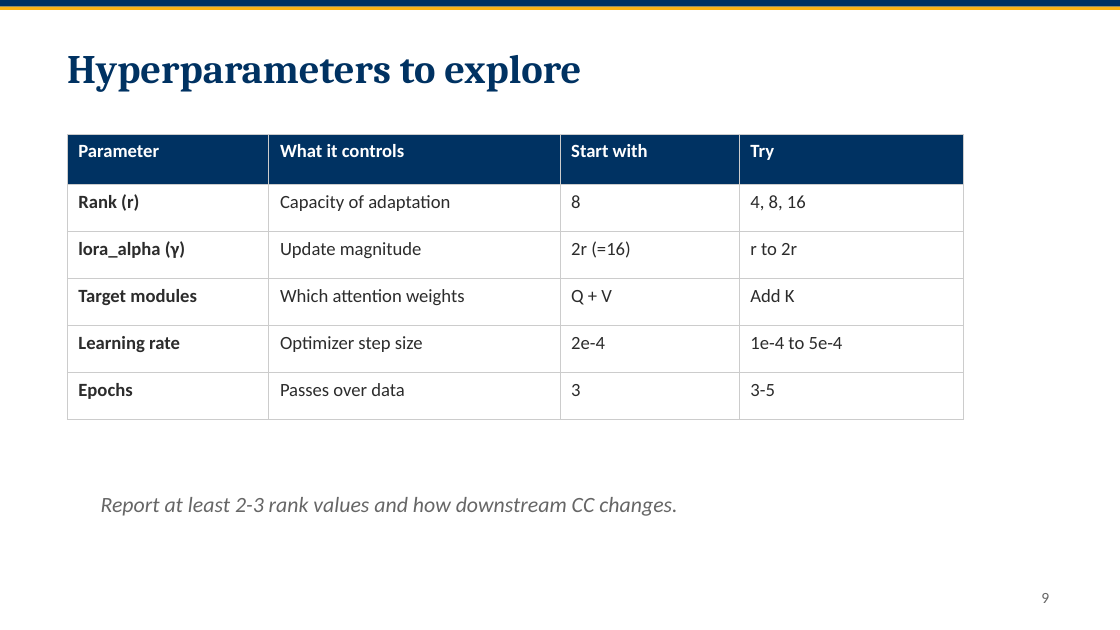
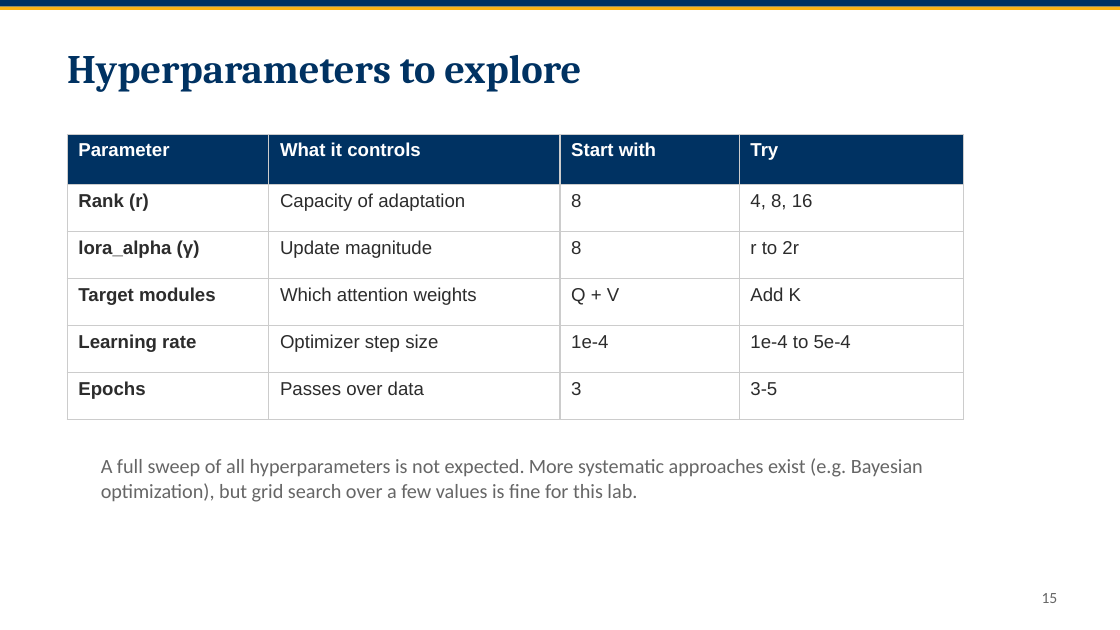
Before and after one commit to smrichardson/stat214, a slide deck: slide 15 of 26-214-discussion-week-13.pptx (slide 9 before the commit). Drawn at 1120x630 pixels with LibreOffice and Linux fonts; fonts in the diff are those of the drawing. Boxes give left, top, right and bottom in pixels: in the first picture for what was removed or moved away, otherwise in the second. Text is boxed around its words. In the diff, an @@ line names an element or a change of style, - is before the commit and + after.

```diff
--- a/26-214-discussion-week-13.pptx
+++ b/26-214-discussion-week-13.pptx
@@ table at box(67, 134, 963, 502) @@
-row 3, column 3: 2r (=16)
+row 3, column 3: 8
-row 5, column 3: 2e-4
+row 5, column 3: 1e-4
@@ font Calibri to Arial @@
@@ borders changed @@
@@ text added at box(101, 458, 923, 502), 13 pt, text #666666 @@
+A full sweep of all hyperparameters is not expected. More systematic approaches exist (e.g. Bayesian optimization), but grid search over a few values is fine for this lab.
@@ text removed at box(101, 497, 677, 516) @@
-Report at least 2-3 rank values and how downstream CC changes.
@@ page number at box(1042, 593, 1058, 603): text changed @@
-9
+15
```
Also in this commit, not shown: 8 other slides changed, 8 slides added, 3 other files.
